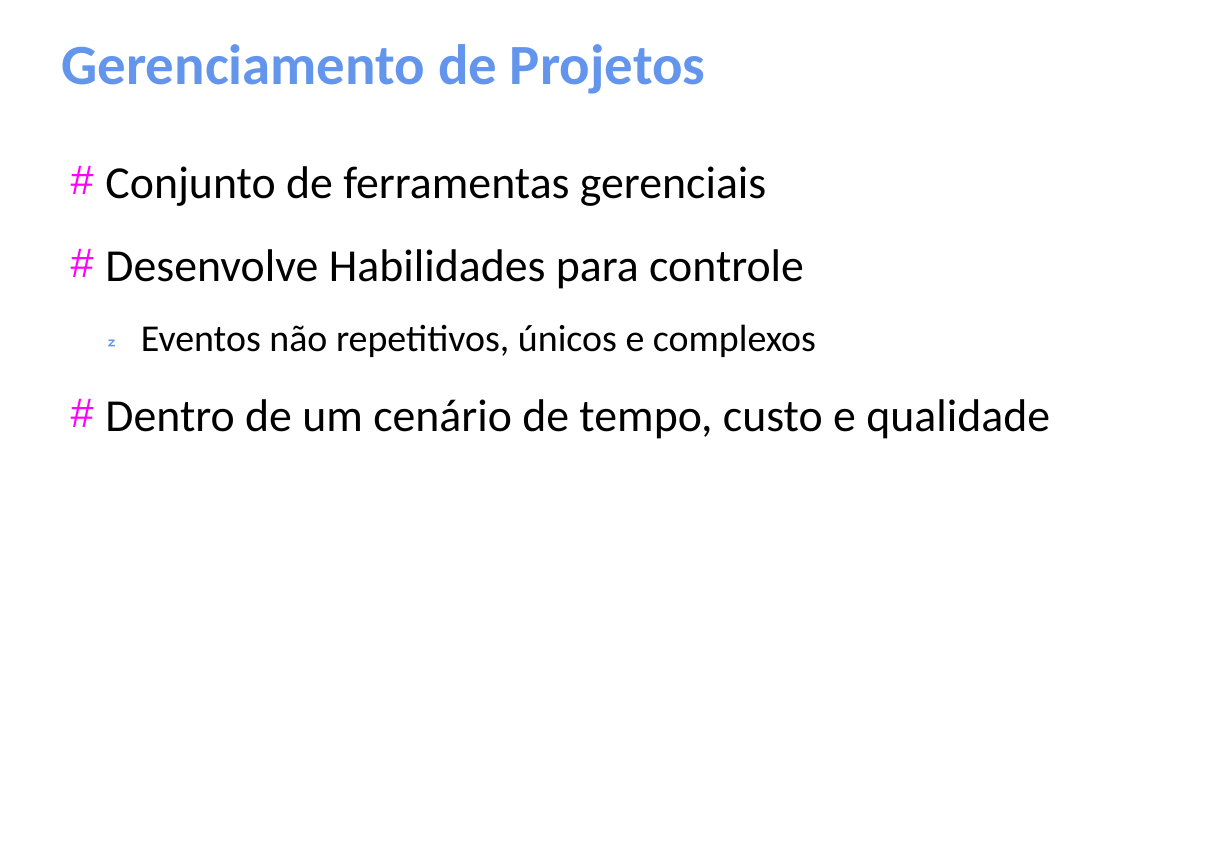
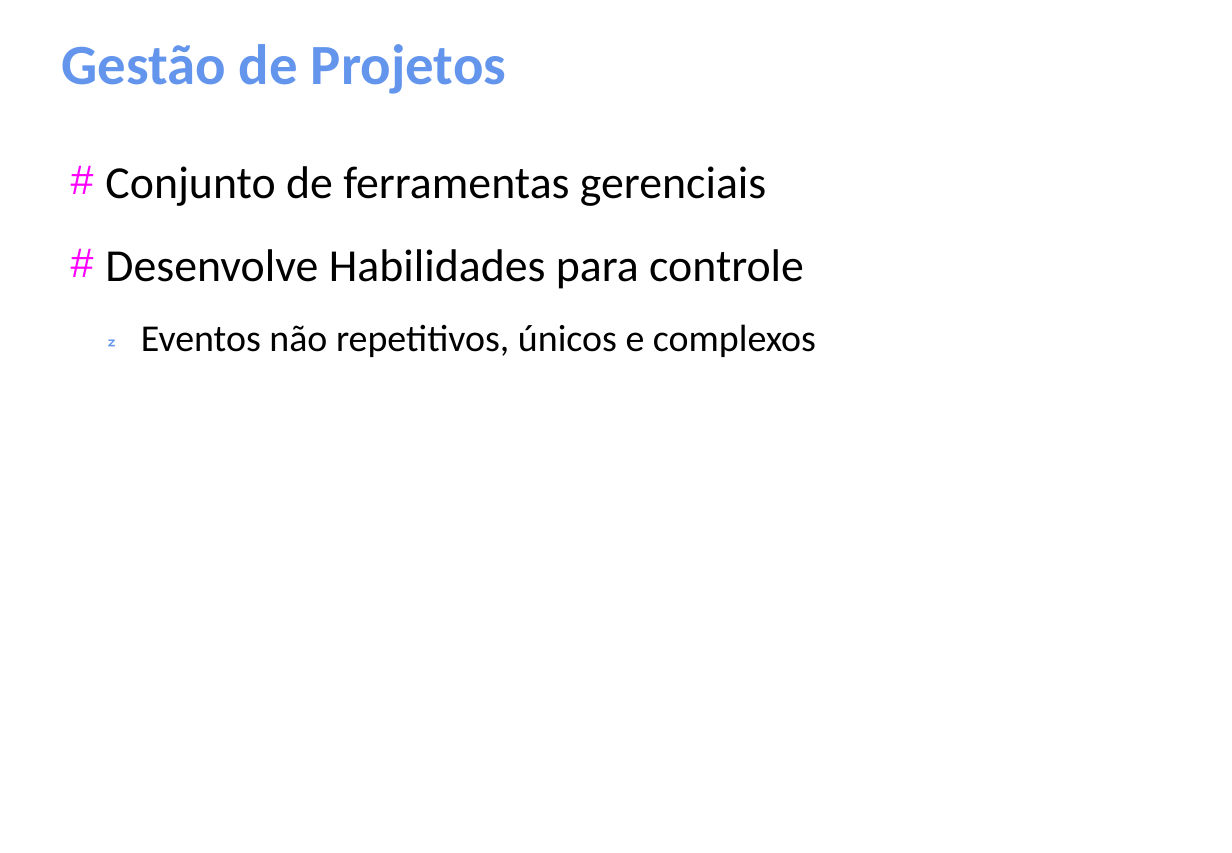
Before and after one commit to gomesluiz/gestao-de-projetos, a slide deck: slide 3 of aulas/project-aula-01.odp (slide 7 before the commit). Drawn at 1232x853 pixels with LibreOffice and Linux fonts; fonts in the diff are those of the drawing. Boxes give left, top, right and bottom in pixels: in the first picture for what was removed or moved away, otherwise in the second. Text is boxed around its words. In the diff, an @@ line names an element or a change of style, - is before the commit and + after.

```diff
--- a/aulas/project-aula-01.odp
+++ b/aulas/project-aula-01.odp
@@ title at box(62, 44, 506, 94): text changed @@
-Gerenciamento de Projetos
+Gestão de Projetos
@@ text at box(105, 399, 1050, 439): paragraph removed @@
-# Dentro de um cenário de tempo, custo e qualidade
```
Also in this commit, not shown: 10 other slides changed, 20 slides added, 2 slides removed.
